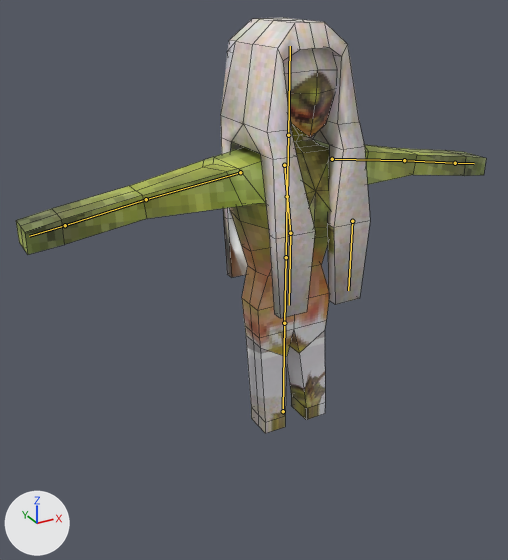
A saved change to the Blender file 3D Models/Sirena fea.blend.
Rendered twice from a 50 mm camera at (-7.7, -12.5, 10.0) aimed at (1.7, 4.5, 1.5). The axes (+X, +Y, +Z) are drawn at lower left. The lights are the same throughout. The first picture is the older version. The bones that bend it are drawn over the model as lines. Mesh edges are drawn as thin lines.

The first picture shows 'Anya'.
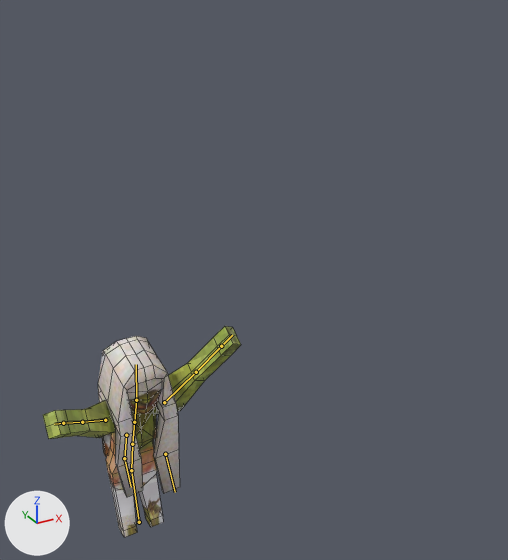
The newer file adds an action. The first version stands in its rest pose; the second is drawn at frame 60 of the action 'Grab'.

What the commit changed:
Bone 'Base' (bone_base) moves from (0.0, 0.0, 0.0) to (-0.98, -10.73, -9.49).
Bone 'Base' (bone_base) turns from (0, 0, 0) to (-6, 0, 1) degrees about its own x, y and z.
Bone 'Waist' (bone_waist) turns from (0, 0, 0) to (22, 0, -1) degrees about its own x, y and z.
Bone 'Panza' (bone_panza) turns from (0, 0, 0) to (5, 0, 0) degrees about its own x, y and z.
Bone 'Cabeza' (bone_cabeza) turns from (0, 0, 0) to (-6, 2, 1) degrees about its own x, y and z.
Bone 'Brazo Izq 1' (bone_brazo_izq_1) turns from (0, 0, 0) to (-10, -175, 72) degrees about its own x, y and z.
Bone 'Brazo Der 1' (bone_brazo_der_1) turns from (0, 0, 0) to (-26, 165, -69) degrees about its own x, y and z.
Bone 'Hair Der 1' (bone_hair_der_1) turns from (0, 0, 0) to (7, 0, 3) degrees about its own x, y and z.
Bone 'Hair Der 2' (bone_hair_der_2) turns from (0, 0, 0) to (-18, -4, -10) degrees about its own x, y and z.
Bone 'Hair Izq 1' (bone_hair_izq_1) turns from (0, 0, 0) to (-10, 1, 7) degrees about its own x, y and z.
Bone 'Hair Izq 2' (bone_hair_izq_2) turns from (0, 0, 0) to (-24, 1, -13) degrees about its own x, y and z.

Location of each change, [x1, y1, x2, y2] in pixels of the pictures (508 x 560 px):
'Anya', posed (58% narrower, 49% shorter)
    before: [16, 18, 486, 433]
    after: [43, 326, 241, 537]
bone 'Base', root to tip
    before: (283, 411) to (284, 323)
    after: (139, 522) to (131, 470)
bone 'Waist', root to tip
    before: (284, 323) to (286, 257)
    after: (131, 470) to (132, 444)
bone 'Panza', root to tip
    before: (286, 257) to (287, 196)
    after: (132, 444) to (134, 422)
bone 'Cabeza', root to tip
    before: (288, 135) to (290, 46)
    after: (136, 400) to (136, 364)
bone 'Brazo Izq 1', root to tip
    before: (332, 159) to (404, 160)
    after: (164, 402) to (196, 372)
bone 'Brazo Der 1', root to tip
    before: (240, 172) to (146, 199)
    after: (105, 420) to (82, 422)
bone 'Hair Der 1', root to tip
    before: (284, 165) to (290, 233)
    after: (126, 435) to (124, 458)
bone 'Hair Der 2', root to tip
    before: (290, 233) to (289, 305)
    after: (124, 458) to (131, 487)
bone 'Hair Izq 2', root to tip
    before: (352, 221) to (348, 290)
    after: (165, 454) to (175, 492)
